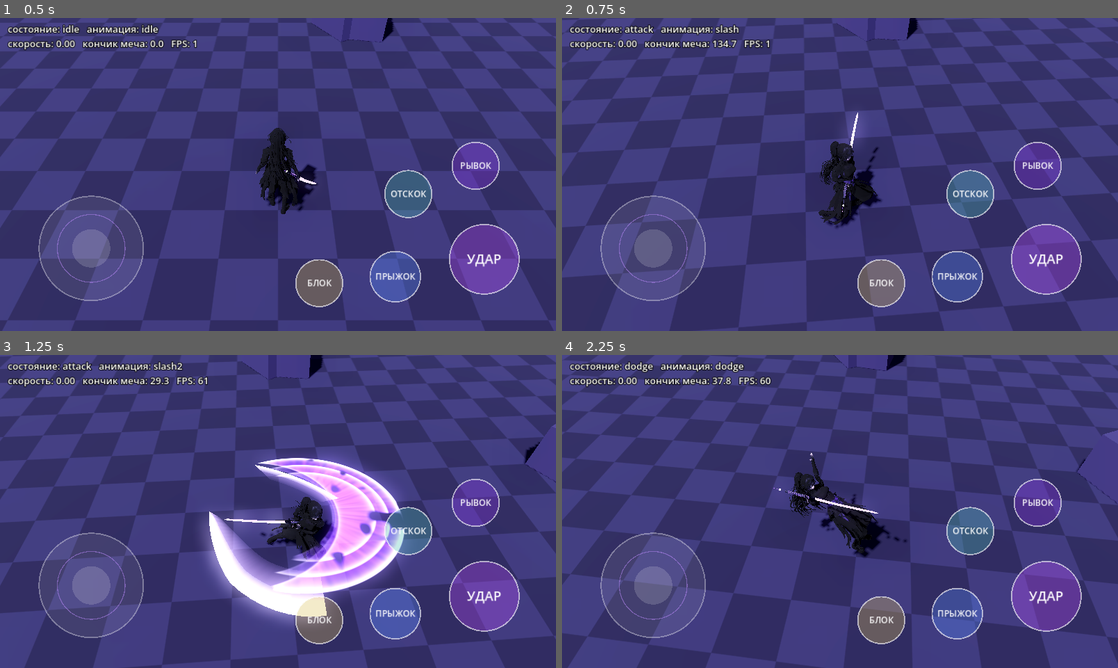
Above: before the commit, frames 1-4 (two rows, left to right).
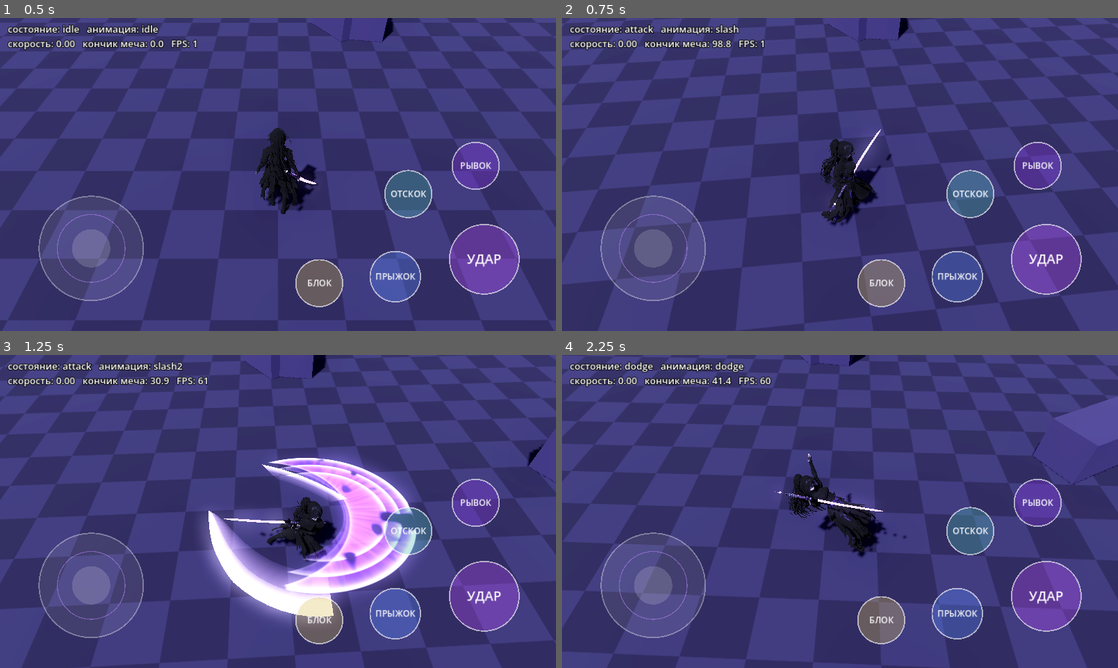
Above: after the commit, the same moments.

Repository: Masuku4129/Game
Game: Godot game, scene res://main.tscn
Same seed, same stepped clock (60 frames per second), same inputs: the game is played once before the commit and once after it.
Inputs (mouse positions are in pixels of both pictures, inside the frame that each line leads up to):
- Up to frame 1 (0.5 s): no input
- Up to frame 2 (0.75 s): tap Enter at 0.5 s; move the mouse to (962, 158) at 0.52 s; hold D from 0.53 s (still down); tap J at 0.6 s; click (962, 158) at 0.67 s
- Up to frame 3 (1.25 s): keep holding D; tap Space at 0.77 s
- Up to frame 4 (2.25 s): release D at 1.25 s; drag from (728, 527) to (812, 574) at 1.27 s; move the mouse to (895, 442) at 2.02 s; hold D from 2.03 s (still down); tap U at 2.1 s

Frame 1 is identical in both runs. In frame 2, 16% of the frame differs, in the area x 0-100%, y 0-100%; in frame 3, 12%; in frame 4, 50%.

Commit message:
kira: inertia, acceleration, spring body lean, eased lunges, longer crossfades
Co-Authored-By: Claude Sonnet 5.5 <noreply@anthropic.com>
Claude-Session: https://claude.ai/code/session_01XvKRdiRrWdLnET7y1AhQmW

Diff:
--- a/kira_3d_test/main.gd
+++ b/kira_3d_test/main.gd
@@ -72,6 +72,14 @@
 var sim_move := Vector2.ZERO
 var sim_active := false
 var cur_speed := 0.0
+var vel := Vector3.ZERO          # инерция: текущая скорость тела
+var lean := Vector2.ZERO         # наклон корпуса (x - вперёд, y - вбок)
+var lean_v := Vector2.ZERO
+var prev_state := "idle"
+const ACCEL := 16.0
+const DECEL := 11.0
+const LOCO_WALK_REF := 1.9
+const LOCO_RUN_REF := 6.2
 
 
 func _ready() -> void:
@@ -325,9 +333,26 @@
 		state_len = anim.get_animation(anim_of[role]).length
 
 
+func _blend_for(old: String, new: String) -> float:
+	if new == "attack":
+		return 0.07 if old == "attack" else 0.10
+	if new == "idle":
+		return 0.32 if old in ["attack", "jump", "dodge", "dash_out", "block"] else 0.22
+	if new in ["walk", "run"]:
+		return 0.22 if old in ["idle", "walk", "run"] else 0.30
+	if new == "block":
+		return 0.16
+	if new == "jump" or new == "dodge":
+		return 0.10
+	if new == "dash_in":
+		return 0.10
+	return BLEND
+
+
 func _set_state(new_state: String, force := false) -> void:
 	if new_state == state and not force:
 		return
+	prev_state = state
 	state = new_state
 	state_time = 0.0
 	fx_done = false
@@ -335,10 +360,10 @@
 		trail.active = false
 	match state:
 		"idle", "walk", "run", "block", "jump", "dodge", "dash_in", "dash_out":
-			_play(state, 0.06 if state in ["block", "jump", "dodge", "dash_in"] else BLEND)
+			_play(state, _blend_for(prev_state, state))
 		"attack":
 			var role: String = COMBO_ROLES[combo]
-			_play(role, 0.05)
+			_play(role, _blend_for(prev_state, "attack"))
 			hit_done = false
 			lunge_left = float(HIT_INFO[role][1])
 			move_dir = _forward()
@@ -400,10 +425,13 @@
 
 ## равномерное перемещение на dist за окно [t0, t1] анимации
 func _move_window(delta: float, t0: float, t1: float, dist: float) -> void:
-	var a := clampf(state_time - delta, t0, t1)
-	var b := clampf(state_time, t0, t1)
+	var a := (clampf(state_time - delta, t0, t1) - t0) / (t1 - t0)
+	var b := (clampf(state_time, t0, t1) - t0) / (t1 - t0)
 	if b > a:
-		_move(move_dir * dist * (b - a) / (t1 - t0))
+		# плавный разгон и торможение (smoothstep), а не равномерный сдвиг
+		var sa := a * a * (3.0 - 2.0 * a)
+		var sb := b * b * (3.0 - 2.0 * b)
+		_move(move_dir * dist * (sb - sa))
 
 
 func _process(delta: float) -> void:
@@ -442,18 +470,56 @@
 				_set_state("idle", true)
 		_:
 			if block_held:
+				vel = vel.move_toward(Vector3.ZERO, DECEL * 1.6 * delta)
+				_move(vel * delta)
 				_set_state("block")
 			elif mag > DEAD_ZONE:
 				var dir := _world_dir(v).normalized()
 				player.rotation.y = lerp_angle(player.rotation.y, atan2(dir.x, dir.z), 1.0 - exp(-TURN_SPEED * delta))
 				var running := mag >= RUN_THRESHOLD
-				cur_speed = RUN_SPEED if running else WALK_SPEED
-				_move(dir * cur_speed * delta)
-				_set_state("run" if running else "walk")
+				var target := RUN_SPEED if running else WALK_SPEED
+				vel = vel.move_toward(dir * target, ACCEL * delta)
+				_move(vel * delta)
+				cur_speed = vel.length()
+				_set_state("run" if cur_speed > 3.4 or (running and cur_speed > 2.6) else "walk")
 			else:
-				_set_state("idle")
+				vel = vel.move_toward(Vector3.ZERO, DECEL * delta)
+				_move(vel * delta)
+				cur_speed = vel.length()
+				if cur_speed > 0.5:
+					_set_state("run" if cur_speed > 4.0 else "walk")
+				else:
+					_set_state("idle")
+			if anim != null:
+				if state == "walk":
+					anim.speed_scale = clampf(cur_speed / LOCO_WALK_REF, 0.6, 1.25)
+				elif state == "run":
+					anim.speed_scale = clampf(cur_speed / LOCO_RUN_REF, 0.65, 1.15)
+				else:
+					anim.speed_scale = 1.0
+	if state in ["attack", "jump", "dodge", "dash_in", "dash_out"]:
+		if anim != null:
+			anim.speed_scale = 1.0
+		vel = vel.move_toward(Vector3.ZERO, 14.0 * delta)
+		_move(vel * delta * 0.5)
+	_update_lean(delta)
 	_update_camera(delta)
 	_update_hud()
+
+
+## корпус наклоняется по ускорению и в поворотах (пружина с затуханием) - даёт ощущение веса
+func _update_lean(delta: float) -> void:
+	if model == null:
+		return
+	var local_v := player.global_transform.basis.inverse() * vel
+	var target := Vector2(0.0, 0.0)
+	if state in ["walk", "run"]:
+		target = Vector2(clampf(local_v.z * 0.012, -0.12, 0.14), clampf(-local_v.x * 0.02, -0.1, 0.1))
+	var acc := (target - lean) * 90.0 - lean_v * 13.0
+	lean_v += acc * delta
+	lean += lean_v * delta
+	model.rotation.x = lean.x
+	model.rotation.z = lean.y
 
 
 func _process_attack(delta: float, v: Vector2, mag: float) -> void:
@@ -465,7 +531,9 @@
 		move_dir = _forward()
 	var t_hit := float(info[0])
 	if state_time < t_hit + 0.06 and lunge_left > 0.0:
-		var step := minf(lunge_left, float(info[1]) * delta / (t_hit + 0.06))
+		var u := clampf(state_time / (t_hit + 0.06), 0.0, 1.0)
+		var w := 6.0 * u * (1.0 - u) + 0.15     # колоколообразный профиль скорости рывка
+		var step := minf(lunge_left, float(info[1]) * delta / (t_hit + 0.06) * w)
 		lunge_left -= step
 		_move(move_dir * step)
 	if trail != null:
